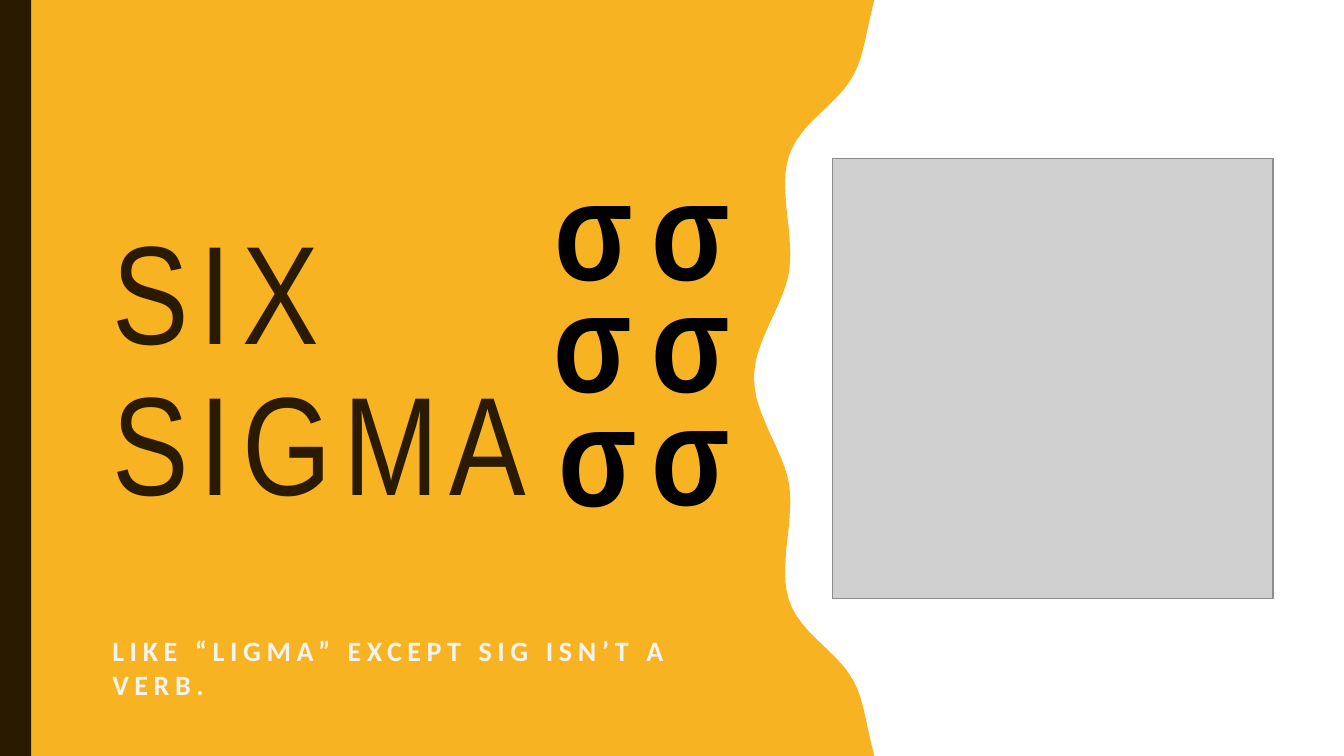
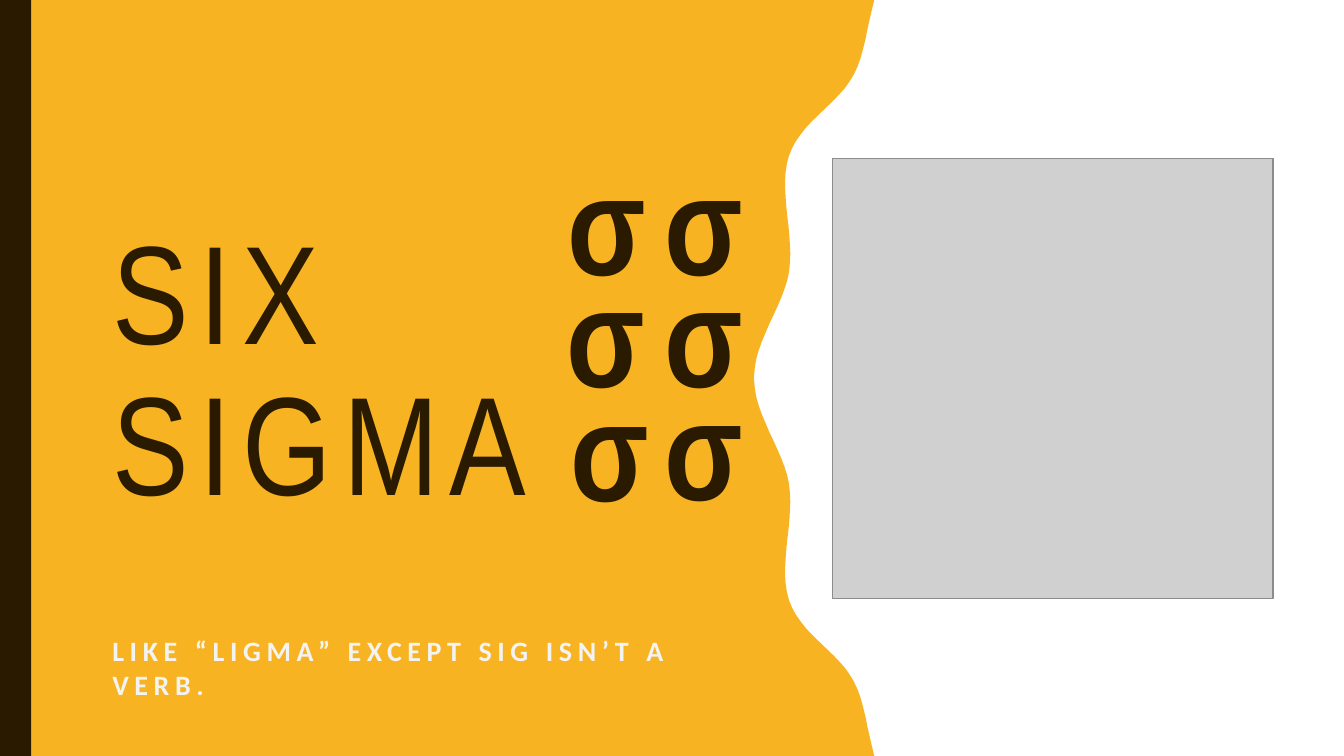
Before and after one commit to HarrisonJM/ESDLabs, a slide deck: slide 1 of docs/HARRISONMARCKS14024424 - Six Sigma.pptx. Drawn at 1344x756 pixels with LibreOffice and Linux fonts; fonts in the diff are those of the drawing; grey boxes stand for pictures. Boxes give left, top, right and bottom in pixels: in the first picture for what was removed or moved away, otherwise in the second. Text is boxed around its words. In the diff, an @@ line names an element or a change of style, - is before the commit and + after.

```diff
--- a/docs/HARRISONMARCKS14024424 - Six Sigma.pptx
+++ b/docs/HARRISONMARCKS14024424 - Six Sigma.pptx
@@ 6 texts: place and size @@
-6 texts at (554, 206, 730, 508)
+6 texts at (567, 201, 743, 503)
@@ text colour #000000 to #2A1A00 in 6 elements at (664, 386, 743, 502), (567, 274, 646, 389), (567, 201, 646, 277), (571, 388, 650, 503), (664, 274, 743, 389), (664, 201, 743, 277) @@
```
Also in this commit, not shown: 1 other slide changed, 7 slides added.
